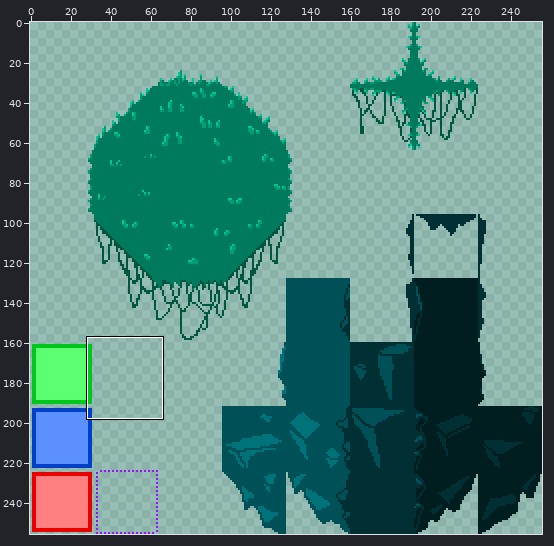
Two versions of one sprite sheet, Assets/Maps/Tilesets/images/gras-tiles-32px.png. Above, an overview of the earlier version with the close-up marked.
Close-up. Before the edit:
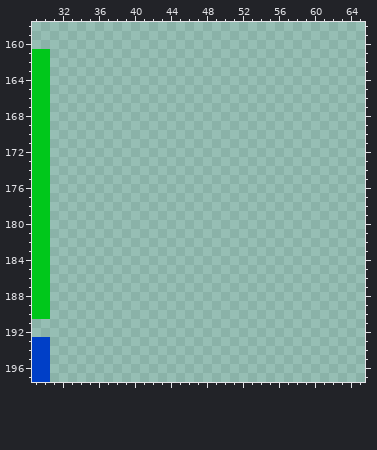
The file is 256x256 pixels. Shown: x 29..65, y 158..197.
The result:
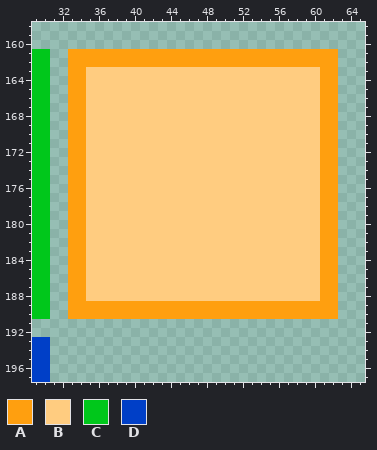
Palette (. is transparent): A #ff9f0f  B #ffcc80  C #00c71b  D #003fc7
The edit:
@@ x 29..65 @@
 160 .....................................
-161 CC...................................
-162 CC...................................
-163 CC...................................
-164 CC...................................
-165 CC...................................
-166 CC...................................
-167 CC...................................
-168 CC...................................
-169 CC...................................
-170 CC...................................
-171 CC...................................
-172 CC...................................
-173 CC...................................
-174 CC...................................
-175 CC...................................
-176 CC...................................
-177 CC...................................
-178 CC...................................
-179 CC...................................
-180 CC...................................
-181 CC...................................
-182 CC...................................
-183 CC...................................
-184 CC...................................
-185 CC...................................
-186 CC...................................
-187 CC...................................
-188 CC...................................
-189 CC...................................
-190 CC...................................
+161 CC..AAAAAAAAAAAAAAAAAAAAAAAAAAAAAA...
+162 CC..AAAAAAAAAAAAAAAAAAAAAAAAAAAAAA...
+163 CC..AABBBBBBBBBBBBBBBBBBBBBBBBBBAA...
+164 CC..AABBBBBBBBBBBBBBBBBBBBBBBBBBAA...
+165 CC..AABBBBBBBBBBBBBBBBBBBBBBBBBBAA...
+166 CC..AABBBBBBBBBBBBBBBBBBBBBBBBBBAA...
+167 CC..AABBBBBBBBBBBBBBBBBBBBBBBBBBAA...
+168 CC..AABBBBBBBBBBBBBBBBBBBBBBBBBBAA...
+169 CC..AABBBBBBBBBBBBBBBBBBBBBBBBBBAA...
+170 CC..AABBBBBBBBBBBBBBBBBBBBBBBBBBAA...
+171 CC..AABBBBBBBBBBBBBBBBBBBBBBBBBBAA...
+172 CC..AABBBBBBBBBBBBBBBBBBBBBBBBBBAA...
+173 CC..AABBBBBBBBBBBBBBBBBBBBBBBBBBAA...
+174 CC..AABBBBBBBBBBBBBBBBBBBBBBBBBBAA...
+175 CC..AABBBBBBBBBBBBBBBBBBBBBBBBBBAA...
+176 CC..AABBBBBBBBBBBBBBBBBBBBBBBBBBAA...
+177 CC..AABBBBBBBBBBBBBBBBBBBBBBBBBBAA...
+178 CC..AABBBBBBBBBBBBBBBBBBBBBBBBBBAA...
+179 CC..AABBBBBBBBBBBBBBBBBBBBBBBBBBAA...
+180 CC..AABBBBBBBBBBBBBBBBBBBBBBBBBBAA...
+181 CC..AABBBBBBBBBBBBBBBBBBBBBBBBBBAA...
+182 CC..AABBBBBBBBBBBBBBBBBBBBBBBBBBAA...
+183 CC..AABBBBBBBBBBBBBBBBBBBBBBBBBBAA...
+184 CC..AABBBBBBBBBBBBBBBBBBBBBBBBBBAA...
+185 CC..AABBBBBBBBBBBBBBBBBBBBBBBBBBAA...
+186 CC..AABBBBBBBBBBBBBBBBBBBBBBBBBBAA...
+187 CC..AABBBBBBBBBBBBBBBBBBBBBBBBBBAA...
+188 CC..AABBBBBBBBBBBBBBBBBBBBBBBBBBAA...
+189 CC..AAAAAAAAAAAAAAAAAAAAAAAAAAAAAA...
+190 CC..AAAAAAAAAAAAAAAAAAAAAAAAAAAAAA...
 191 .....................................
Pixel boxes of the changes (left, top, right, bottom) in both close-ups:
added: (68, 49, 338, 319)
